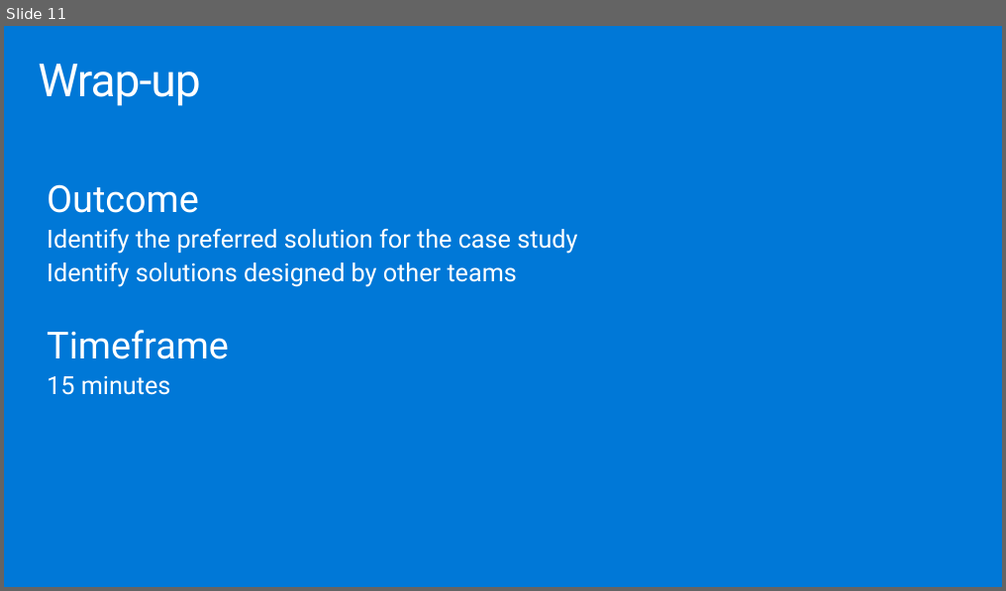
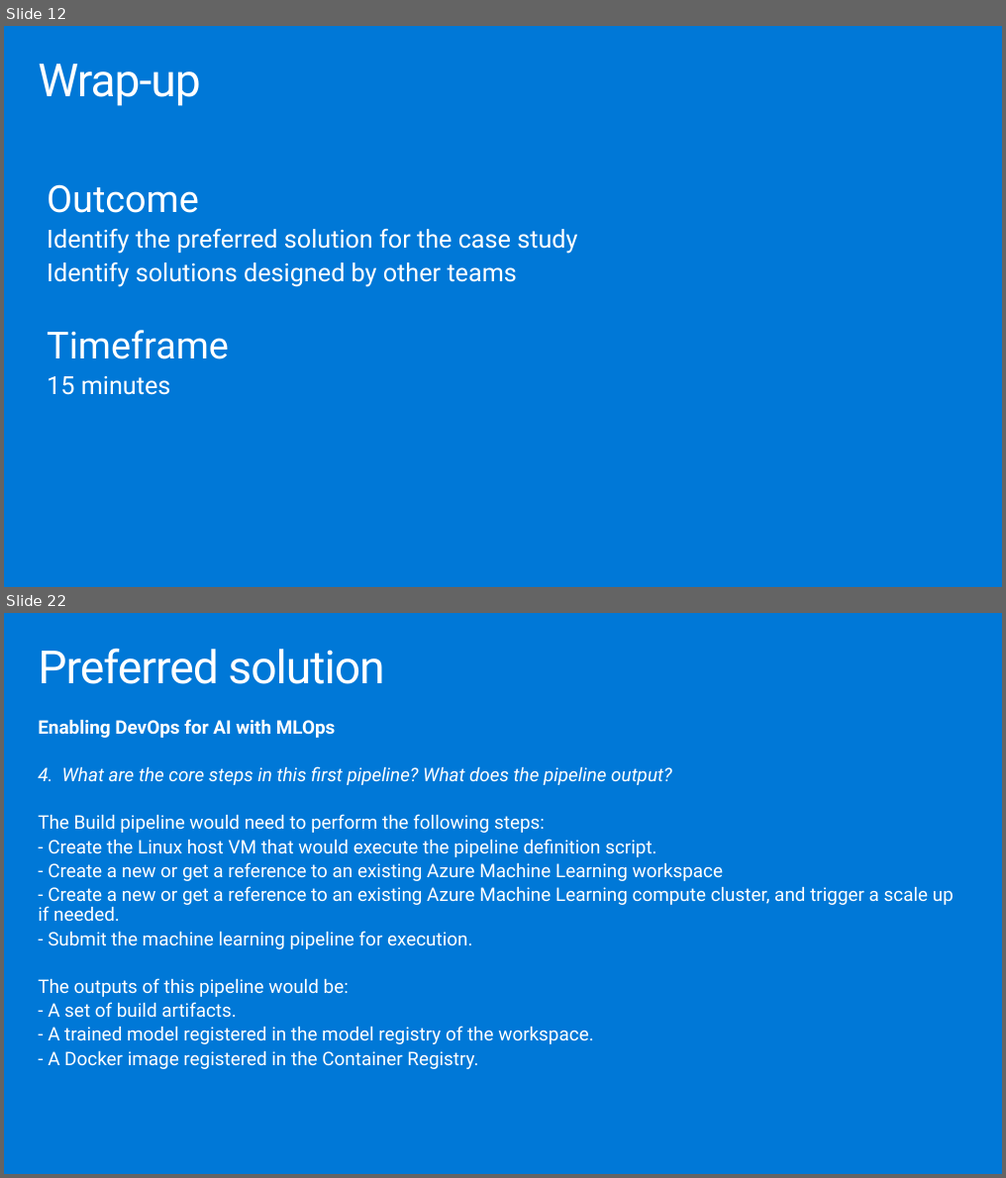
Before and after one commit to solliancenet/MCW-MLOps, a slide deck: Whiteboard design session/WDS trainer presentation - MLOps.pptx. Shown one above the other, each under a label of ours: slide 11 before the commit, slides 12 and 22 after it; the slides between them are not shown. The pictures are 1006x591 and 1006x1178 pixels, drawn with LibreOffice and Linux fonts; fonts in the diff are those of the drawing. Boxes give left, top, right and bottom in pixels: in the first picture for what was removed or moved away, otherwise in the second. Text is boxed around its words. In the diff, an @@ line names an element or a change of style, - is before the commit and + after.

```diff
--- a/Whiteboard design session/WDS trainer presentation - MLOps.pptx
+++ b/Whiteboard design session/WDS trainer presentation - MLOps.pptx
@@ slide 22 added at box(4, 613, 1002, 1174), background #0078D7 @@
@@ title added at box(38, 648, 384, 684), 44.1 pt, text #FFFFFF @@
+Preferred solution
@@ text added at box(38, 719, 953, 1069), 18 pt, text #FFFFFF @@
+Enabling DevOps for AI with MLOps
+4. What are the core steps in this first pipeline? What does the pipeline output?
+The Build pipeline would need to perform the following steps:
+- Create the Linux host VM that would execute the pipeline definition script.
+- Create a new or get a reference to an existing Azure Machine Learning workspace
+- Create a new or get a reference to an existing Azure Machine Learning compute cluster, and trigger a scale up if needed.
+- Submit the machine learning pipeline for execution.
+The outputs of this pipeline would be:
+- A set of build artifacts.
+- A trained model registered in the model registry of the workspace.
+- A Docker image registered in the Container Registry.
@@ what was slide 11 is now slide 12 @@
```
Also in this commit, not shown: 1 slide changed, 23 other slides added, 20 slides removed, 1 other file.
